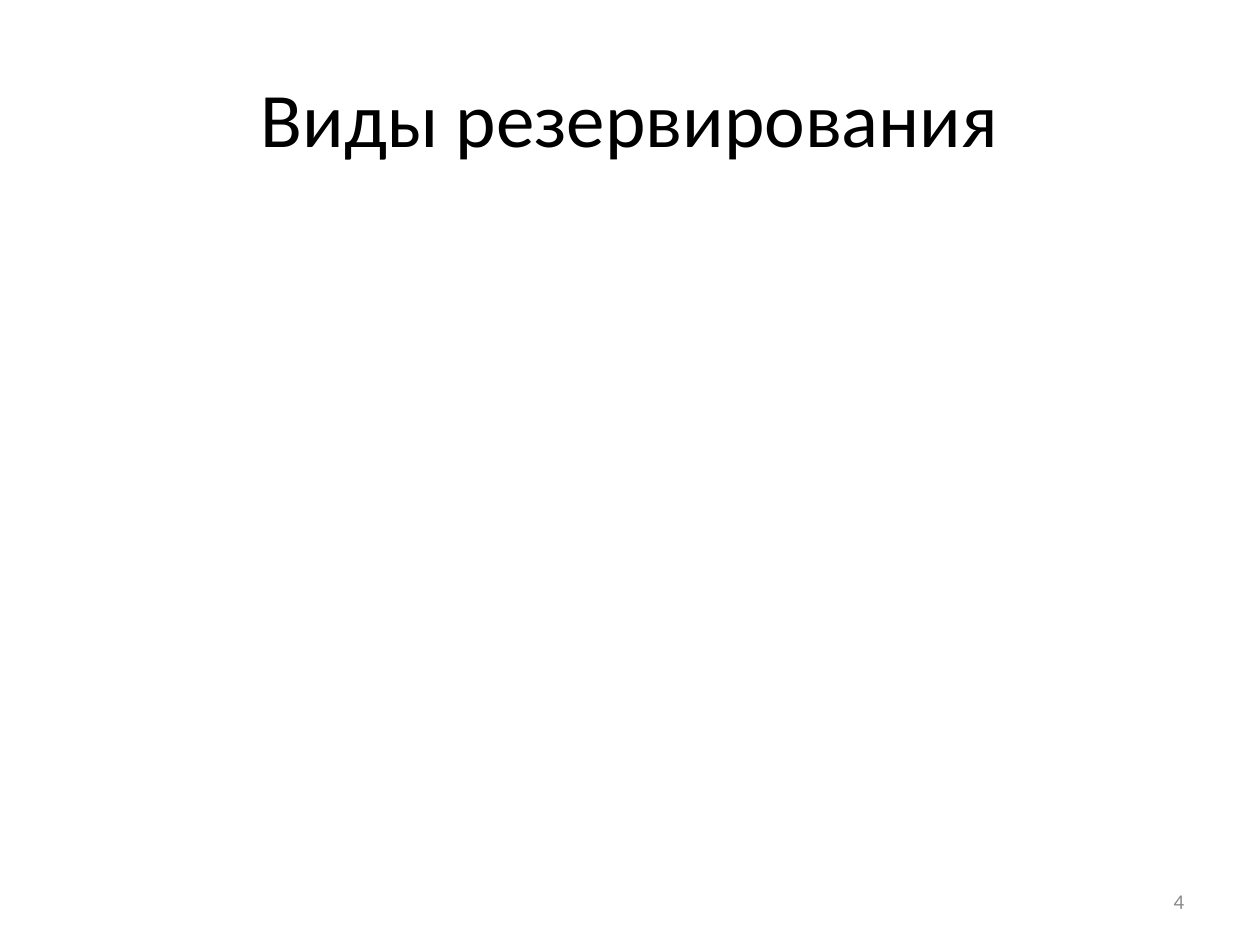
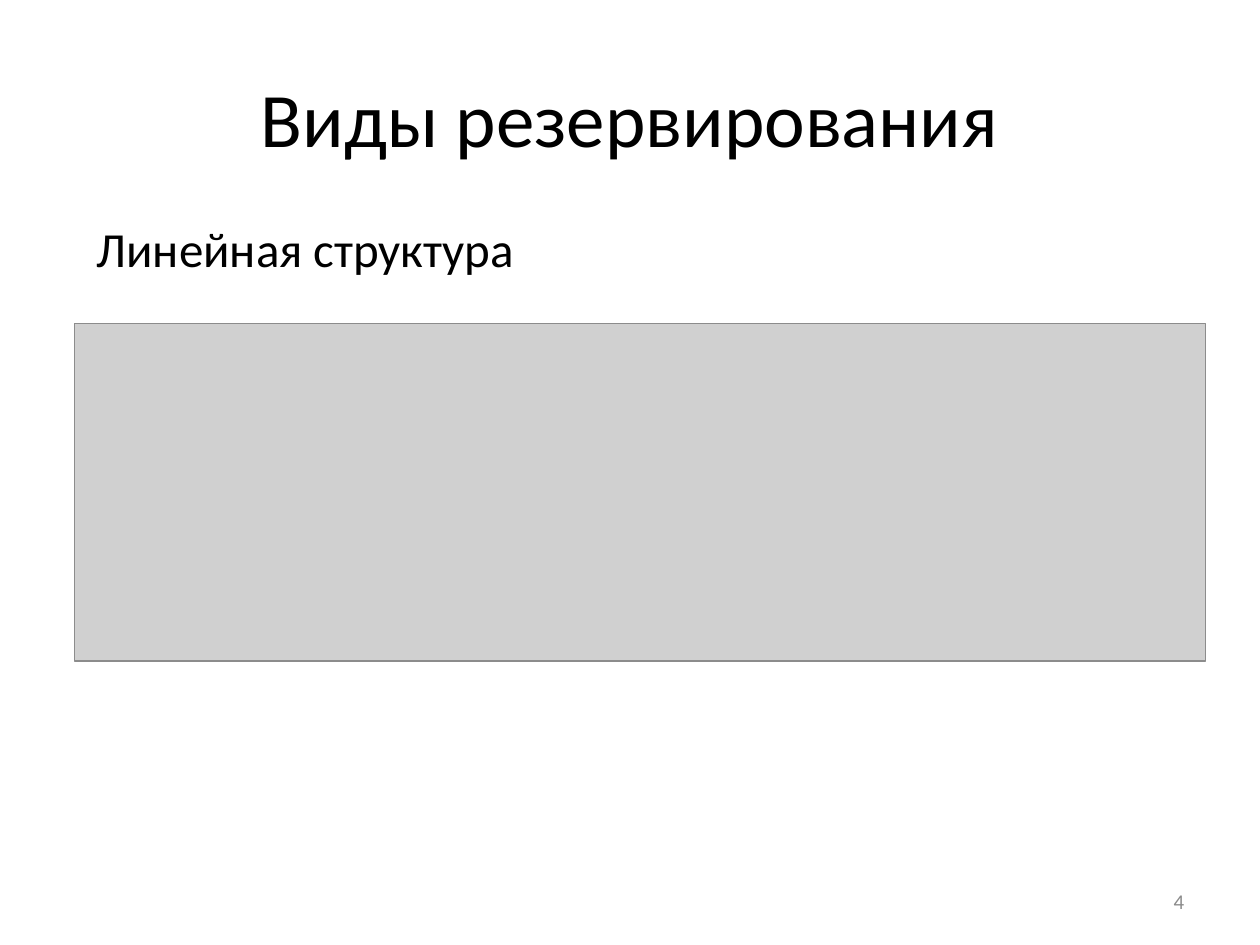
Before and after one commit to Morgan163/diplom, a slide deck: slide 4 of Автоматизированная система моделирования волоконно-оптических датчиков со структурным резервированием.pptx. Drawn at 1260x945 pixels with LibreOffice and Linux fonts; fonts in the diff are those of the drawing; grey boxes stand for pictures. Boxes give left, top, right and bottom in pixels: in the first picture for what was removed or moved away, otherwise in the second. Text is boxed around its words. In the diff, an @@ line names an element or a change of style, - is before the commit and + after.

```diff
--- a/Автоматизированная система моделирования волоконно-оптических датчиков со структурным резервированием.pptx
+++ b/Автоматизированная система моделирования волоконно-оптических датчиков со структурным резервированием.pptx
@@ text added at <box>97,234,514,275</box>, 28 pt, text #000000 @@
+Линейная структура
@@ picture added at <box>74,324,1206,662</box> @@
```
Also in this commit, not shown: 2 other slides changed, 4 slides added, 1 slide removed, 1 other file.
